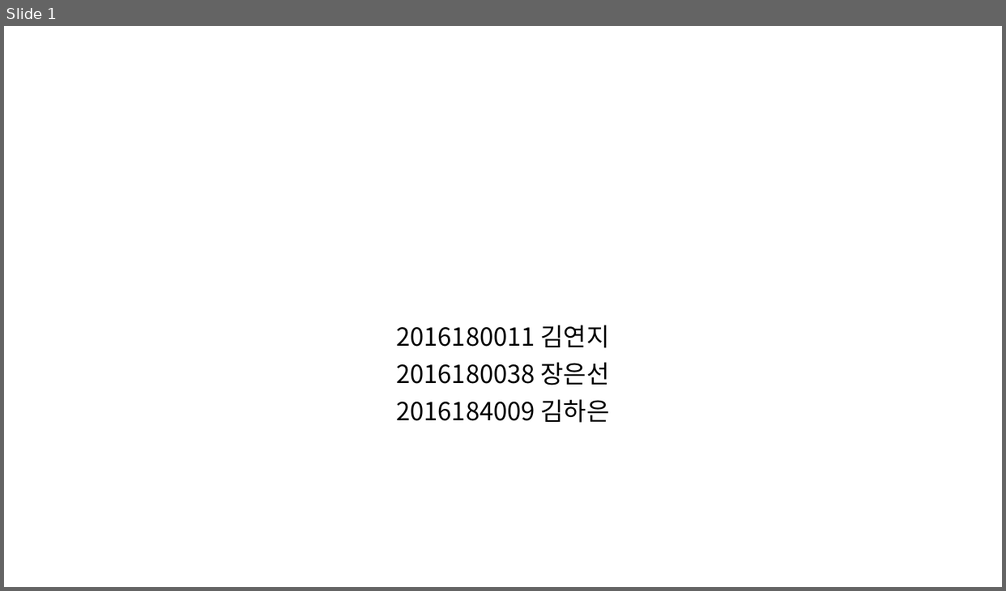
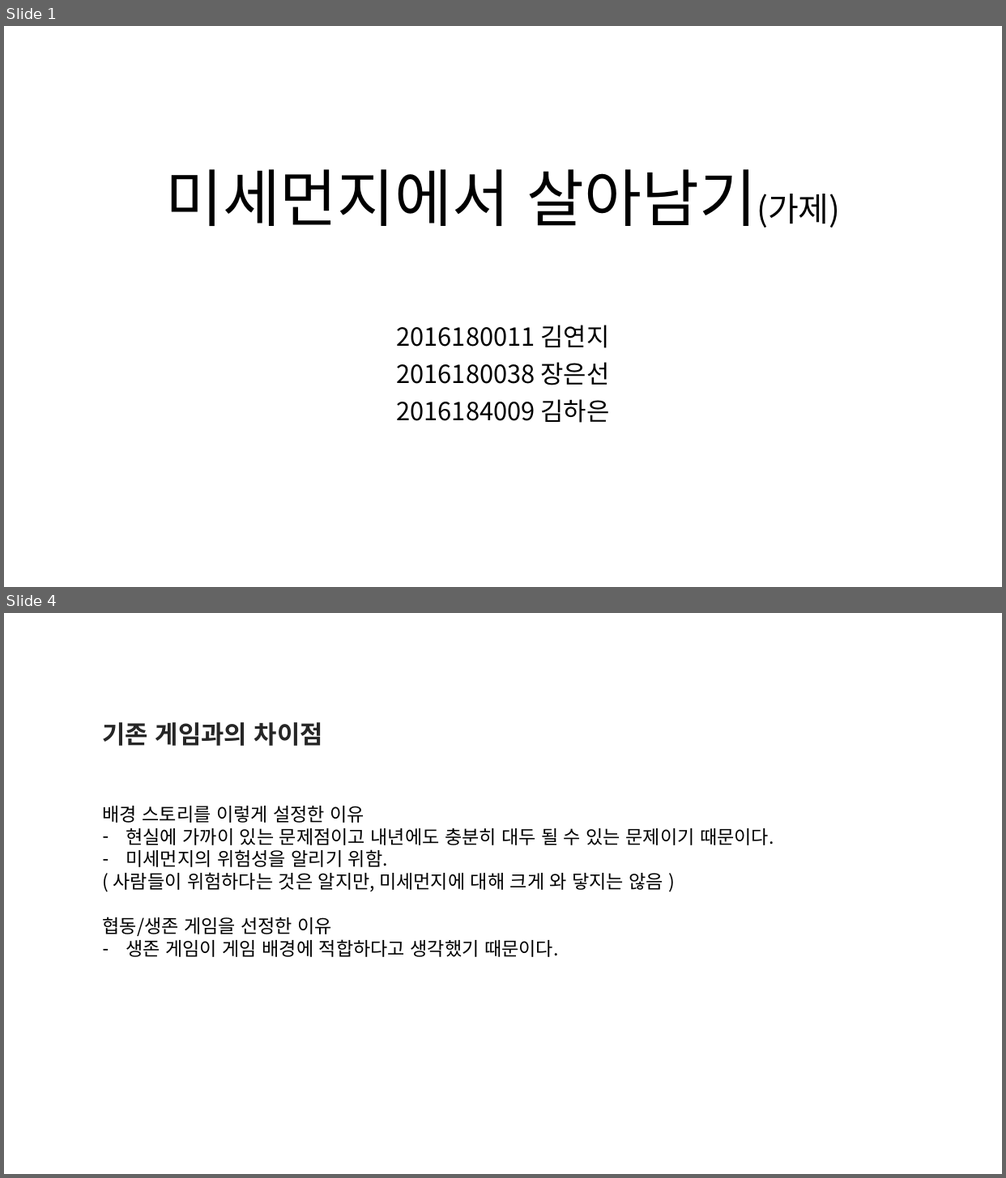
Before and after one commit to goldsun119/Graduation-Project, a slide deck: Document/1122 기획발표자료_01.pptx. Shown one above the other, each under a label of ours: slide 1 before the commit, slides 1 and 4 after it; the slides between them are not shown. The pictures are 1006x591 and 1006x1178 pixels, drawn with LibreOffice and Linux fonts; fonts in the diff are those of the drawing. Boxes give left, top, right and bottom in pixels: in the first picture for what was removed or moved away, otherwise in the second. Text is boxed around its words. In the diff, an @@ line names an element or a change of style, - is before the commit and + after.

Commit message:
Update 1122 기획발표자료_01.pptx
개략적 발표 자료 생성.
게임의 배경과 진행 방식, 세부 내용 추가.

```diff
--- a/Document/1122 기획발표자료_01.pptx
+++ b/Document/1122 기획발표자료_01.pptx
@@ slide 4 added at [4, 613, 1002, 1174], background #FFFFFF @@
@@ text added at [103, 722, 323, 746], 24 pt, text #262626, bold @@
+기존 게임과의 차이점
@@ text added at [103, 806, 774, 957], 18 pt, text #000000 @@
+배경 스토리를 이렇게 설정한 이유
+– 현실에 가까이 있는 문제점이고 내년에도 충분히 대두 될 수 있는 문제이기 때문이다.
+– 미세먼지의 위험성을 알리기 위함.
+( 사람들이 위험하다는 것은 알지만, 미세먼지에 대해 크게 와 닿지는 않음 )
+협동/생존 게임을 선정한 이유
+– 생존 게임이 게임 배경에 적합하다고 생각했기 때문이다.
@@ slide 1 changed as well @@
@@ title added at [165, 169, 840, 228], 60 pt, text #000000 @@
+미세먼지에서 살아남기(가제)
```
Also in this commit, not shown: 3 other slides changed, 2 other slides added.
